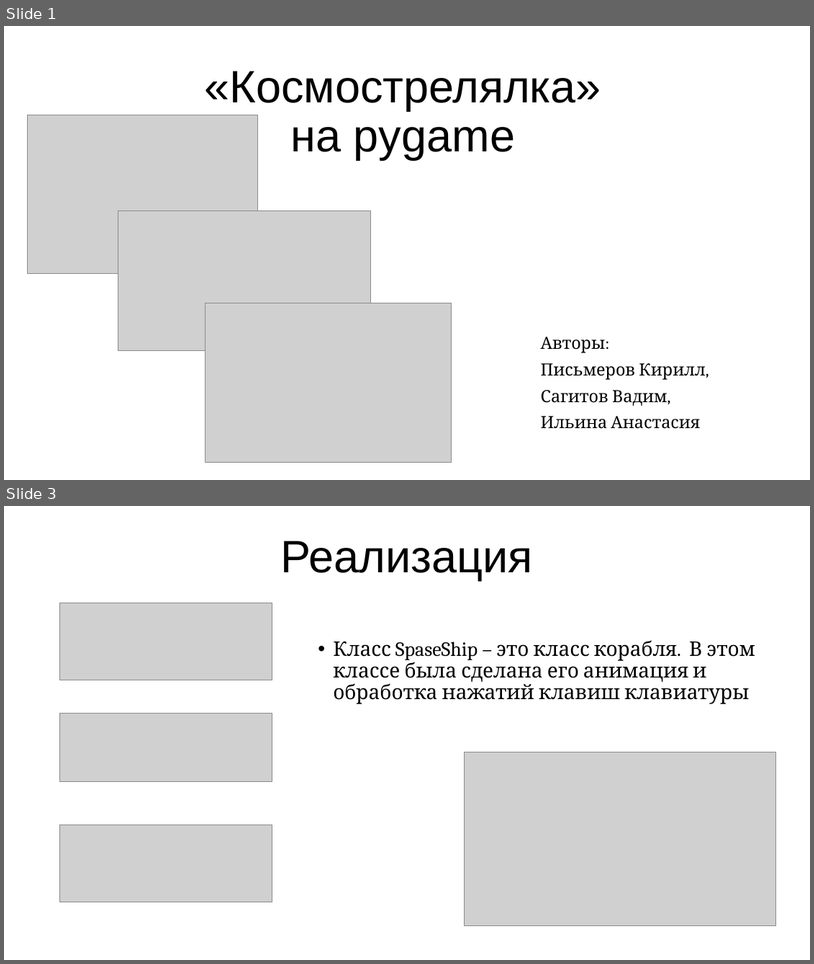
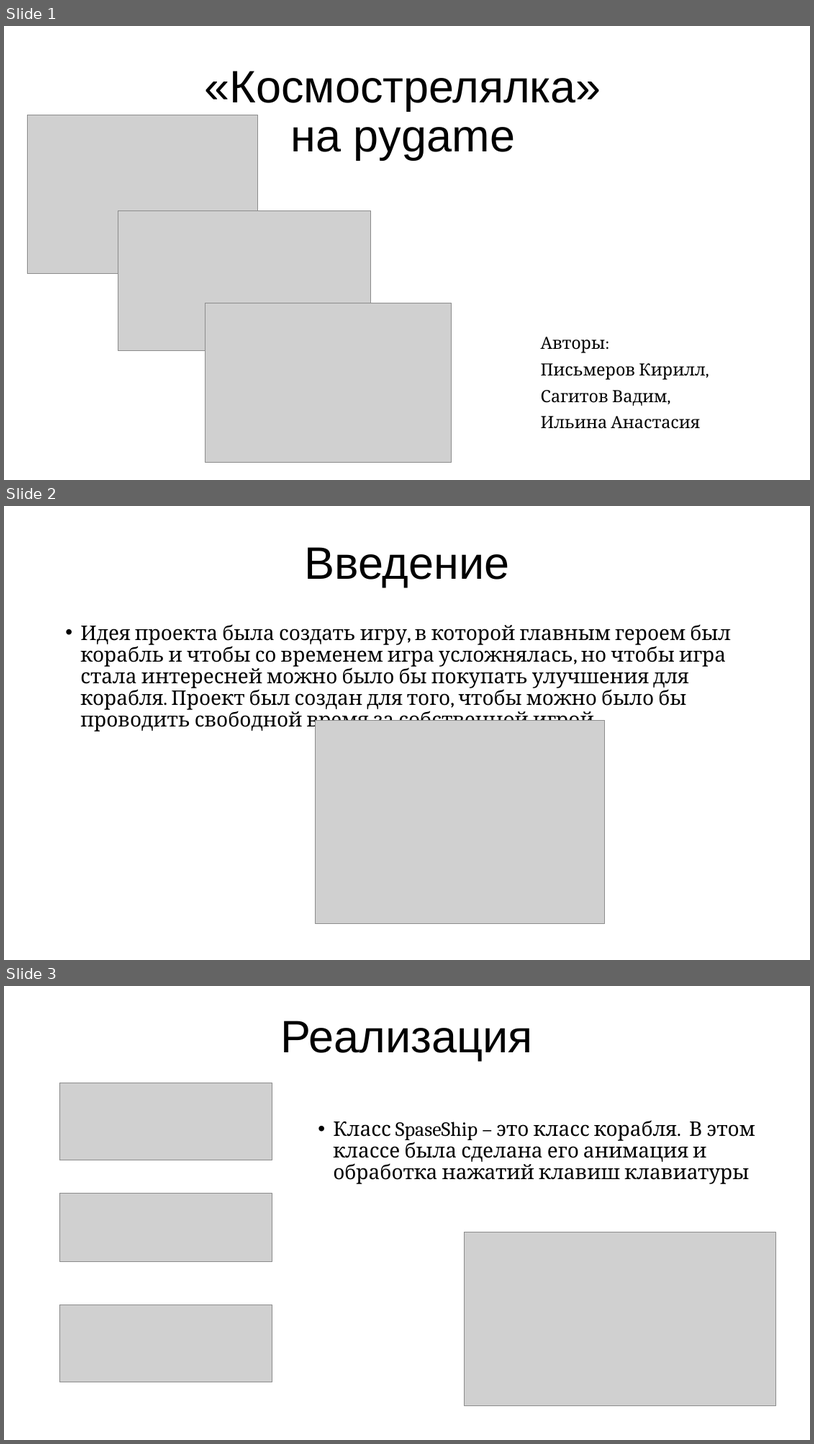
Before and after one commit to PismerovKir/YandexPygameProject, a slide deck: Проект Финал/Космострелялка.pptx. Shown one above the other, each under a label of ours: slides 1 and 3 before the commit, slides 1, 2 and 3 after it; the slides between them are not shown. The pictures are 814x964 and 814x1444 pixels, drawn with LibreOffice and Linux fonts; fonts in the diff are those of the drawing; grey boxes stand for pictures. Boxes give left, top, right and bottom in pixels: in the first picture for what was removed or moved away, otherwise in the second. Text is boxed around its words. In the diff, an @@ line names an element or a change of style, - is before the commit and + after.

```diff
--- a/Проект Финал/Космострелялка.pptx
+++ b/Проект Финал/Космострелялка.pptx
@@ slide 2 added at (4,506,810,960), background #FFFFFF @@
@@ title added at (304,547,509,587), 54 pt, text #000000 @@
+Введение
@@ text added at (80,624,731,732), 24 pt, text #000000 @@
+• Идея проекта была создать игру, в которой главным героем был корабль и чтобы со временем игра усложнялась, но чтобы игра стала интересней можно было бы покупать улучшения для корабля. Проект был создан для того, чтобы можно было бы проводить свободной время за собственной игрой
@@ picture added at (316,720,605,924) @@
```
Also in this commit, not shown: 4 other slides added, 5 slides removed, 3 other files.
